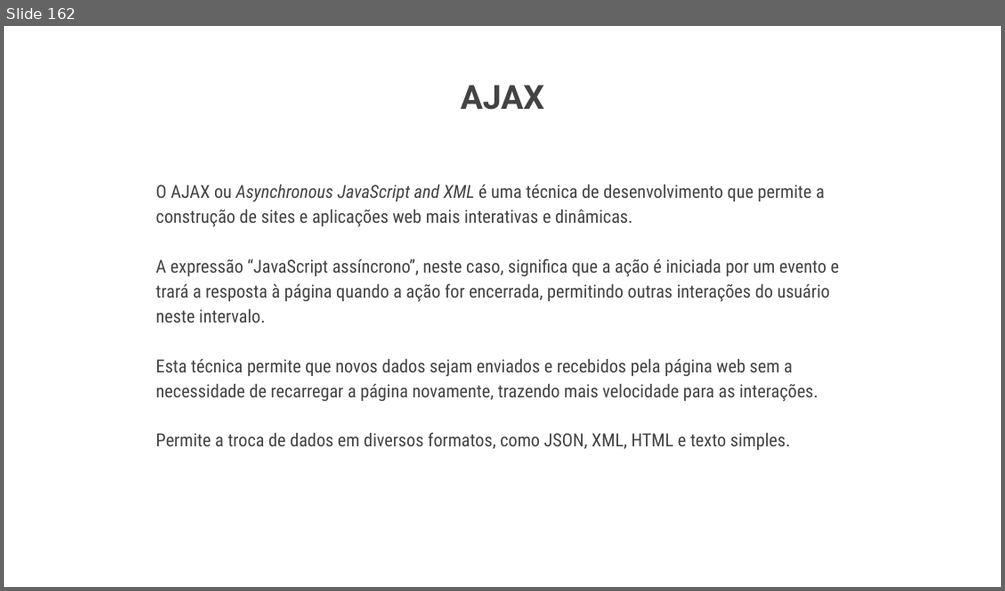
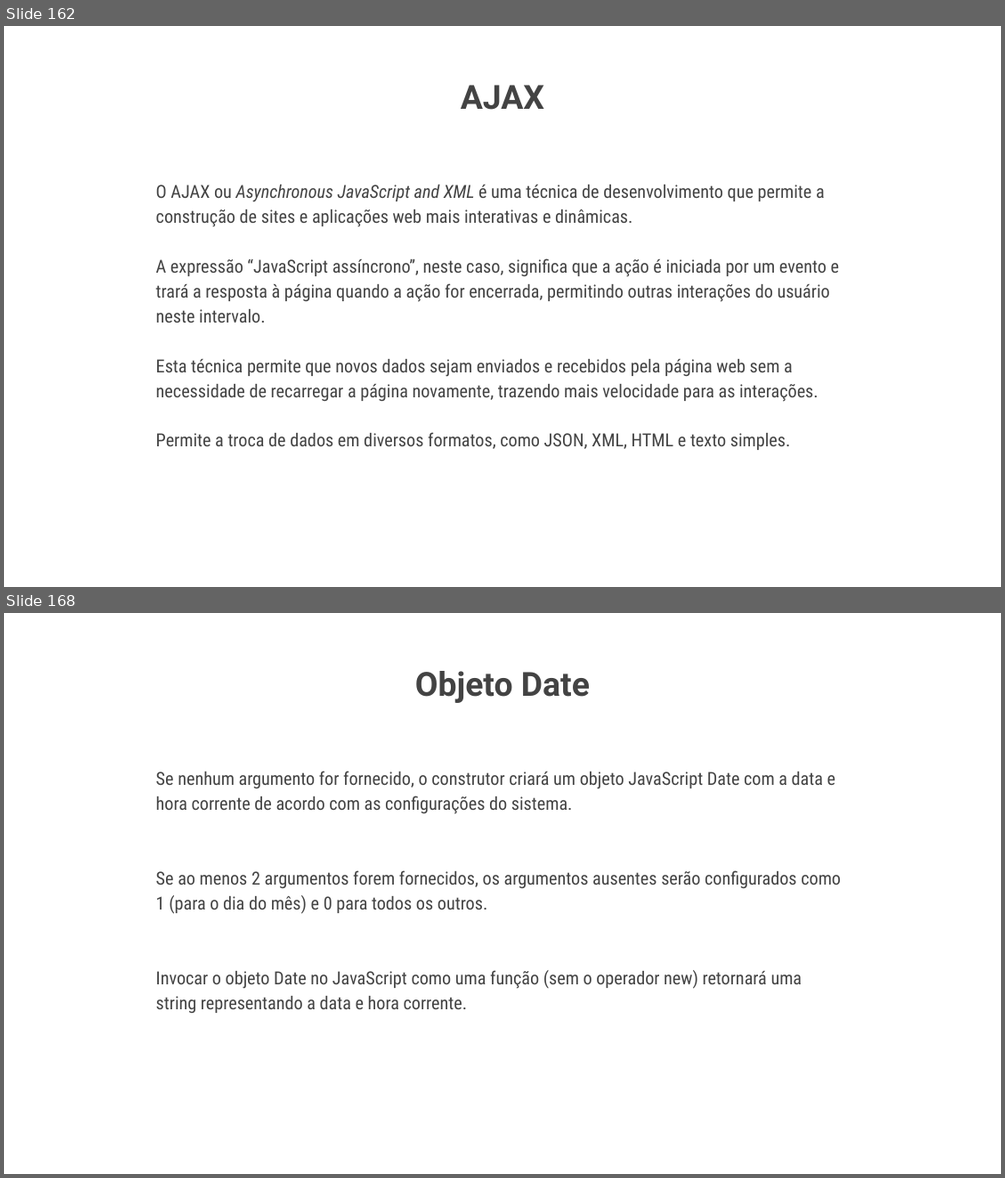
Before and after one commit to pedromoritz/jcavi-javascript, a slide deck: JavaScript.odp. Shown one above the other, each under a label of ours: slide 162 before the commit, slides 162 and 168 after it; the slides between them are not shown. The pictures are 1005x591 and 1005x1178 pixels, drawn with LibreOffice and Linux fonts; fonts in the diff are those of the drawing; background and template pictures are left out. Boxes give left, top, right and bottom in pixels: in the first picture for what was removed or moved away, otherwise in the second. Text is boxed around its words. In the diff, an @@ line names an element or a change of style, - is before the commit and + after.

```diff
--- a/JavaScript.odp
+++ b/JavaScript.odp
@@ slide 168 added at (x1=4, y1=613, x2=1001, y2=1174), background picture (left out) @@
@@ title added at (x1=415, y1=671, x2=590, y2=703), 24 pt, text #434343, bold @@
+Objeto Date
@@ text added at (x1=156, y1=771, x2=841, y2=1013), 13 pt, text #434343 @@
+■ Se nenhum argumento for fornecido, o construtor criará um objeto JavaScript Date com a data e hora corrente de acordo com as configurações do sistema.
+■ Se ao menos 2 argumentos forem fornecidos, os argumentos ausentes serão configurados como 1 (para o dia do mês) e 0 para todos os outros.
+■ Invocar o objeto Date no JavaScript como uma função (sem o operador new) retornará uma string representando a data e hora corrente.
```
Also in this commit, not shown: 5 other slides added, 1 other file.
